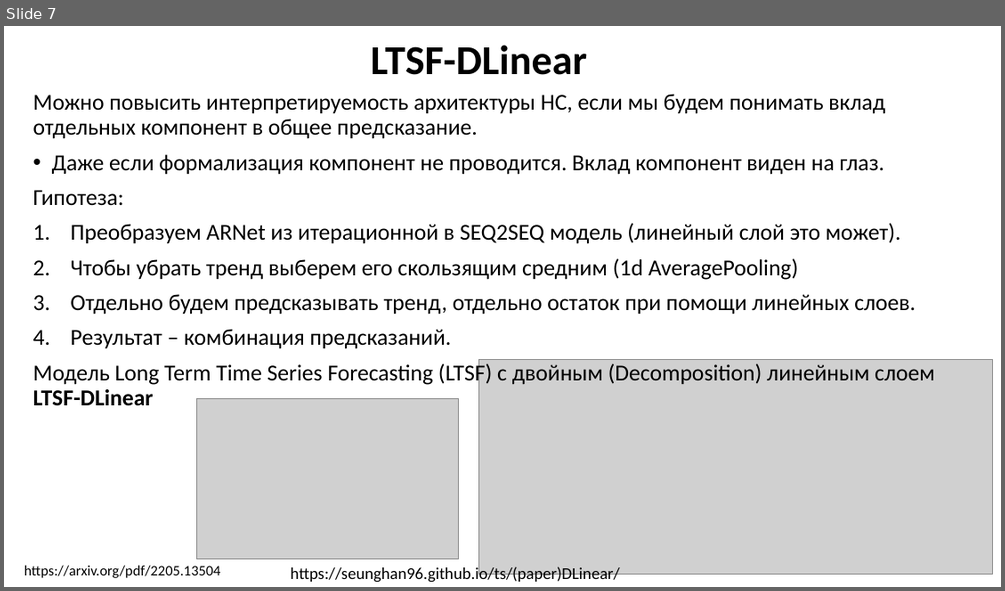
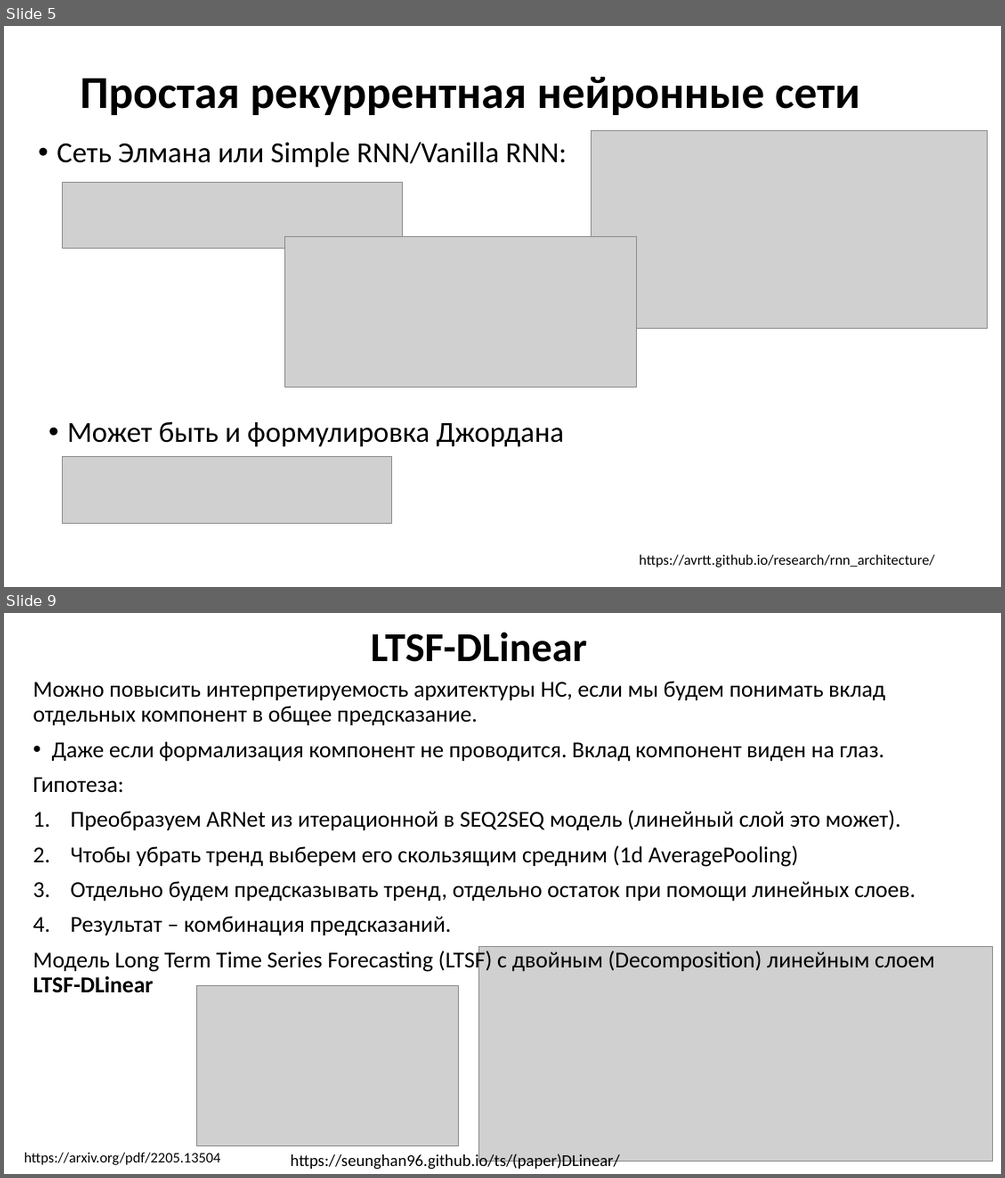
Before and after one commit to MVRonkin/TimeSeriesCourse, a slide deck: 2025/LEC/07-2 RNN.pptx. Shown one above the other, each under a label of ours: slide 7 before the commit, slides 5 and 9 after it; the slides between them are not shown. The pictures are 1005x591 and 1005x1178 pixels, drawn with LibreOffice and Linux fonts; fonts in the diff are those of the drawing; grey boxes stand for pictures. Boxes give left, top, right and bottom in pixels: in the first picture for what was removed or moved away, otherwise in the second. Text is boxed around its words. In the diff, an @@ line names an element or a change of style, - is before the commit and + after.

```diff
--- a/2025/LEC/07-2 RNN.pptx
+++ b/2025/LEC/07-2 RNN.pptx
@@ slide 5 added at box(4, 26, 1001, 587), background #FFFFFF @@
@@ title added at box(80, 77, 860, 115), 44 pt, text #000000, bold @@
+Простая рекуррентная нейронные сети
@@ picture added at box(591, 131, 987, 329) @@
@@ text added at box(57, 142, 567, 168), 28 pt, text #000000 @@
+• Сеть Элмана или Simple RNN/Vanilla RNN:
@@ picture added at box(63, 183, 403, 248) @@
@@ picture added at box(285, 236, 637, 386) @@
@@ text added at box(67, 421, 565, 447), 28 pt, text #000000 @@
+• Может быть и формулировка Джордана
@@ picture added at box(63, 456, 392, 524) @@
@@ text added at box(639, 554, 934, 567), 14 pt, text #000000 @@
+https://avrtt.github.io/research/rnn_architecture/
@@ what was slide 7 is now slide 9 @@
```
Also in this commit, not shown: 1 slide changed, 1 other slide added, 1 slide removed.
